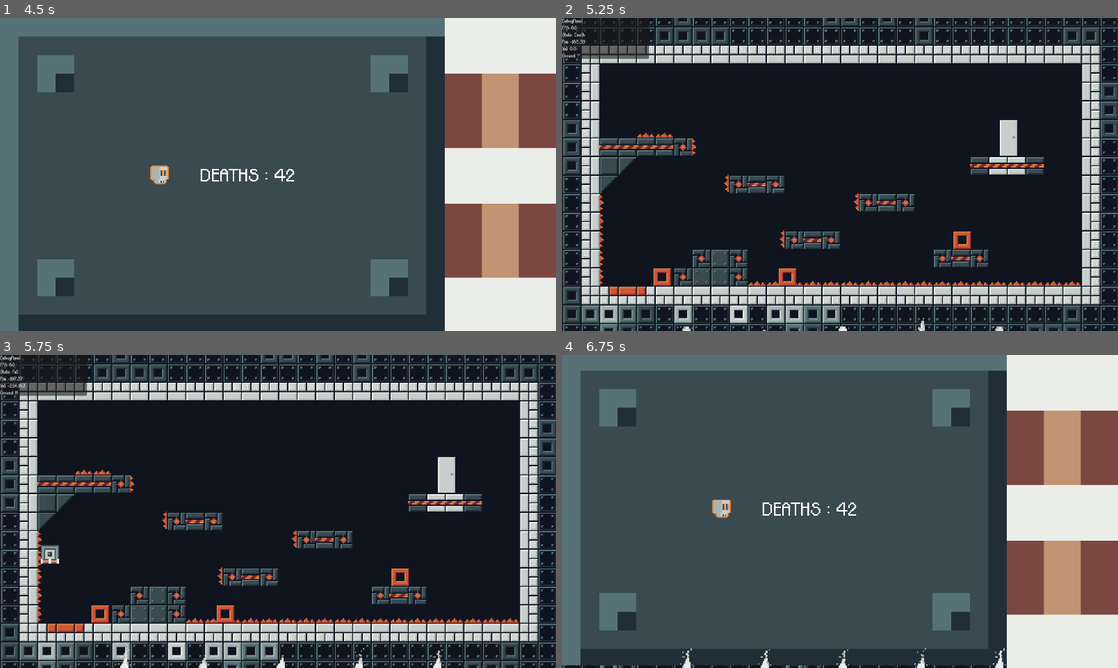
Above: before the commit, frames 1-4 (two rows, left to right).
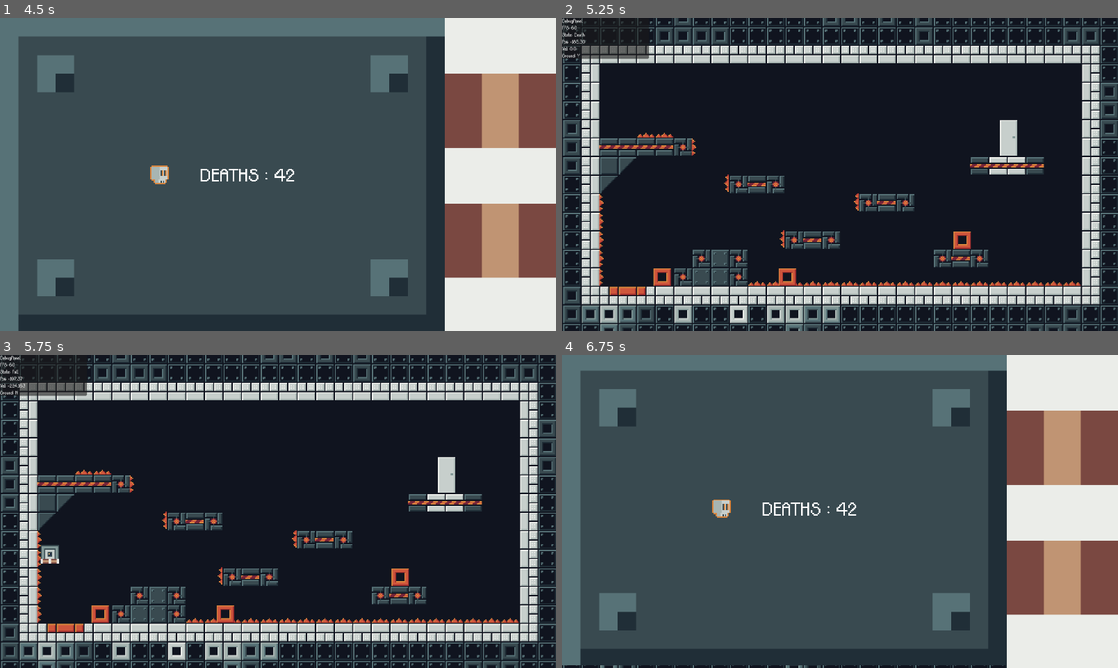
Above: after the commit, the same moments.

Repository: LeZellus/pistonprecision
Game: Godot game, scene res://scenes/worlds/MainScene.tscn
Same seed, same stepped clock (60 frames per second), same inputs: the game is played once before the commit and once after it.
Inputs:
- Up to frame 1 (4.5 s): click "Play" at 0.5 s; tap Enter (ui_accept) at 1.25 s; hold D (move_right) 1.28-2.78 s; tap Space (jump) at 1.52, 2.27, 3.77 s; hold A (move_left) 2.78-3.53 s; hold D (move_right) from 3.53 s (still down)
- Up to frame 2 (5.25 s): tap Space (jump) at 4.52 s; release D (move_right) at 5.03 s; hold A (move_left) from 5.03 s (still down)
- Up to frame 3 (5.75 s): keep holding A (move_left); tap Space (jump) at 5.27 s
- Up to frame 4 (6.75 s): release A (move_left) at 5.78 s; hold D (move_right) 5.78-6.53 s; hold A (move_left) from 6.53 s (still down)

Frame 1 is identical in both runs. In frame 2, 0.1% of the frame differs, in the area x 21-80%, y 95-100%; in frame 3, 0.2%; in frame 4, 0.2%, in the area x 21-80%, y 93-100%.

Commit message:
improve scene transition

Diff:
--- a/scenes/effects/particles/RockMenuParticle.tscn
+++ /dev/null
@@ -1,22 +0,0 @@
-[gd_scene load_steps=4 format=3 uid="uid://c1q1t814xp033"]
-
-[ext_resource type="Texture2D" uid="uid://bpsq27u07887h" path="res://assets/sprites/ui/Rock_Menu_Particle.png" id="1_tovr0"]
-
-[sub_resource type="CanvasItemMaterial" id="CanvasItemMaterial_g8htg"]
-particles_animation = true
-particles_anim_h_frames = 8
-particles_anim_v_frames = 1
-particles_anim_loop = false
-
-[sub_resource type="ParticleProcessMaterial" id="ParticleProcessMaterial_x1q15"]
-particle_flag_disable_z = true
-gravity = Vector3(0, 0, 0)
-anim_speed_max = 1.0
-
-[node name="GPUParticles2D" type="GPUParticles2D"]
-material = SubResource("CanvasItemMaterial_g8htg")
-emitting = false
-amount = 1
-process_material = SubResource("ParticleProcessMaterial_x1q15")
-texture = ExtResource("1_tovr0")
-one_shot = true
--- a/scripts/managers/DeathTransitionManager.gd
+++ b/scripts/managers/DeathTransitionManager.gd
@@ -68,7 +68,7 @@
 	print("✅ Sprites initialisés avec succès")
 
 func start_death_transition(duration: float = 3.0, _delay_before_fade: float = 0.0):
-	"""Lance la transition créative avec piston"""
+	"""Lance la transition créative avec piston - SANS particules"""
 	if tween:
 		tween.kill()
 
@@ -103,7 +103,7 @@
 		print("💀 Placeholder utilisé: 42")
 
 func _phase_1_rock_falls_and_piston_arrives():
-	"""Phase 1: Le rocher tombe ET le piston arrive en slide"""
+	"""Phase 1: Le rocher tombe ET le piston arrive en slide - SANS particules"""
 	print("📉 Phase 1: Chute du rocher + slide du piston")
 
 	# === ANIMATION DU ROCHER ===
@@ -132,8 +132,7 @@
 	fall_tween.tween_callback(func():
 		print("🎵 Son d'impact du rocher")
 		AudioManager.play_sfx("ui/transition/impact", 1.0)
-		# Particules GPU au bas de l'écran SEULEMENT à l'impact rocher
-		_create_ground_particles()
+		# ✅ PARTICULES SUPPRIMÉES
 	)
 
 	# Retombée
@@ -187,11 +186,20 @@
 	var recoil_distance = 100  # Distance de recul avant frappe
 	var strike_position = head_start_x - 40  # Position de frappe
 
+
+	strike_tween.tween_callback(func():
+		AudioManager.play_sfx("ui/transition/hydraulic", 1.0)
+	)
 	# ÉTAPE 1: Recul pour prendre de l'élan (0.2s)
 	strike_tween.tween_property(piston_sprite, "position:x", head_start_x + recoil_distance, 0.1)\
 		.set_ease(Tween.EASE_OUT)\
 		.set_trans(Tween.TRANS_BACK)
 
+
+	strike_tween.tween_callback(func():
+		AudioManager.play_sfx("ui/transition/smash", 1.0)
+	)
+
 	# ÉTAPE 2: Frappe rapide et puissante (0.08s)
 	strike_tween.tween_property(piston_sprite, "position:x", strike_position, 0.08)\
 		.set_ease(Tween.EASE_IN)\
@@ -200,7 +208,7 @@
 	# Son de frappe + effets au moment de l'impact
 	strike_tween.tween_callback(func():
 		AudioManager.play_sfx("ui/transition/impact", 1.0)
-		# PLUS de particules pour l'impact piston
+		# ✅ PARTICULES SUPPRIMÉES
 		# Lancer l'animation du rocher après l'impact
 		_animate_rock_exit()
 	)
@@ -257,72 +265,3 @@
 func start_death_transition_immediate():
 	"""Version sans délai (ancien comportement)"""
 	start_death_transition(3.0, 0.0)
-
-# === SYSTÈME DE PARTICULES GPU ===
-const SMOKE_PARTICLE_SCENE = preload("res://scenes/effects/particles/RockMenuParticle.tscn")
-
-func _create_ground_particles(explosive: bool = false):
-	"""Crée vos particules GPU au bas de l'écran UNIQUEMENT pour l'impact rocher"""
-	var particle_count = 5  # Seulement impact rocher
-
-	# Position fixe au bas de l'écran, centrée sur la largeur du piston
-	var base_position = Vector2(SCREEN_WIDTH / 2, SCREEN_HEIGHT - 20)  # Tout en bas
-
-	print("🎆 Création de ", particle_count, " particules GPU à la position : ", base_position)
-
-	for i in range(particle_count):
-		var particle_instance = SMOKE_PARTICLE_SCENE.instantiate()
-
-		# Répartir uniformément sur la largeur du piston
-		var spread_ratio = float(i) / float(particle_count - 1)
-		var offset_x = (spread_ratio - 0.5) * PISTON_SIZE.x
-		particle_instance.position = base_position + Vector2(offset_x, 0)
-
-		# Z-index élevé
-		particle_instance.z_index = 1000
-
-		print("🎆 Particule ", i, " créée à la position : ", particle_instance.position)
-
-		# Ajouter à la scène
-		canvas_layer.add_child(particle_instance)
-
-		# Votre nœud racine EST le GPUParticles2D
-		if particle_instance is GPUParticles2D:
-			var gpu_particles = particle_instance as GPUParticles2D
-			print("✅ GPUParticles2D racine trouvé, démarrage...")
-
-			# FORCER One Shot par code (même si coché dans l'éditeur)
-			gpu_particles.emitting = false
-			gpu_particles.one_shot = true
-			gpu_particles.amount = 50
-			gpu_particles.lifetime = 2.0
-
-			# Méthode alternative pour forcer One Shot
-			await get_tree().process_frame
-			gpu_particles.emitting = true
-
-			print("🎆 Émission One Shot démarrée pour particule ", i)
-		else:
-			print("❌ Le nœud racine n'est pas un GPUParticles2D")
-
-		# Auto-destruction après la durée de vie des particules
-		var cleanup_timer = get_tree().create_timer(3.0)
-		cleanup_timer.timeout.connect(particle_instance.queue_free)
-
-func _start_particle(gpu_particles: GPUParticles2D):
-	"""Démarre une particule One Shot après la création"""
-	gpu_particles.emitting = false
-	gpu_particles.restart()
-	gpu_particles.emitting = true
-
-func _find_gpu_particles_recursive(node: Node) -> GPUParticles2D:
-	"""Recherche récursive d'un GPUParticles2D dans toute la hiérarchie"""
-	if node is GPUParticles2D:
-		return node as GPUParticles2D
-
-	for child in node.get_children():
-		var result = _find_gpu_particles_recursive(child)
-		if result:
-			return result
-
-	return null
Binary file changed: assets/sprites/ui/Rock_Menu_Particle.png
Not shown, added: audio/sfx/ui/transition/hydraulic/hydraulic.wav.import
Not shown, added: audio/sfx/ui/transition/smash/impact_07.mp3.import
Not shown, changed: .gitignore
Not shown, added: audio/sfx/ui/transition/hydraulic/hydraulic.wav
Not shown, added: audio/sfx/ui/transition/smash/impact_07.mp3
